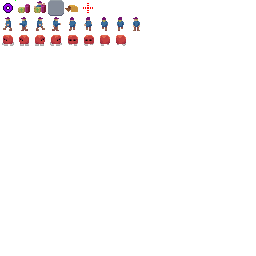
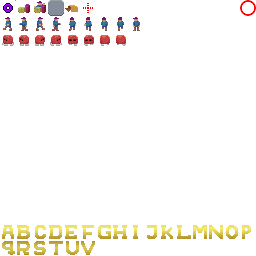
Layers edited between the first and the second 256 x 256 image:
painted on "Bakgrund" over [2, 0, 256, 239]
added layer "Text" over [2, 225, 251, 255]
